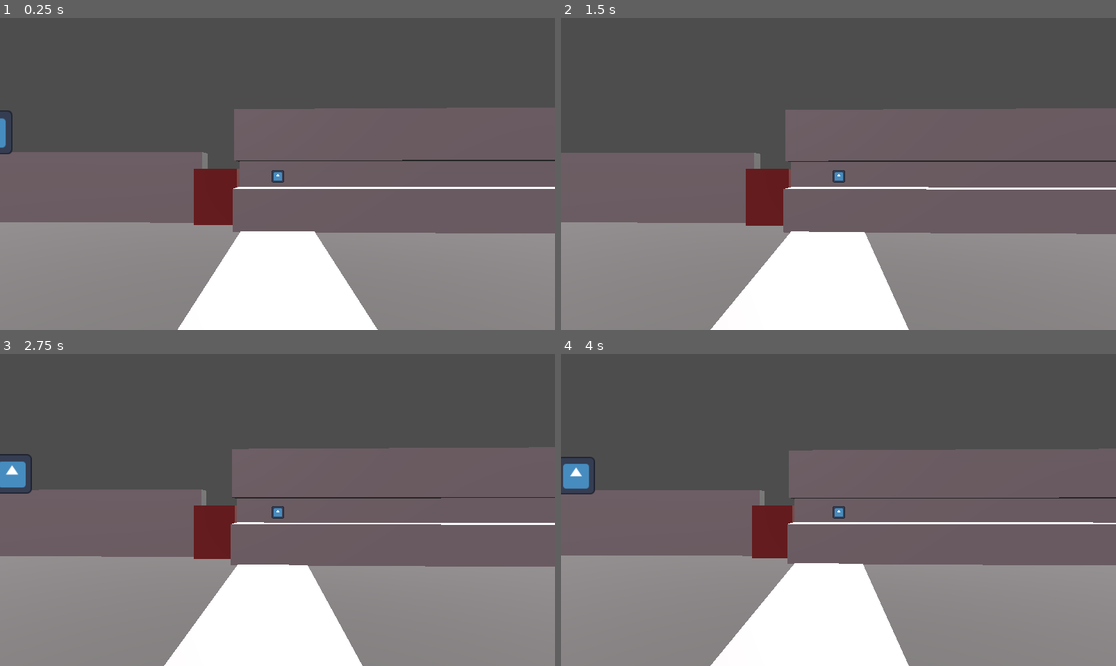
Above: before the commit, frames 1-4 (two rows, left to right).
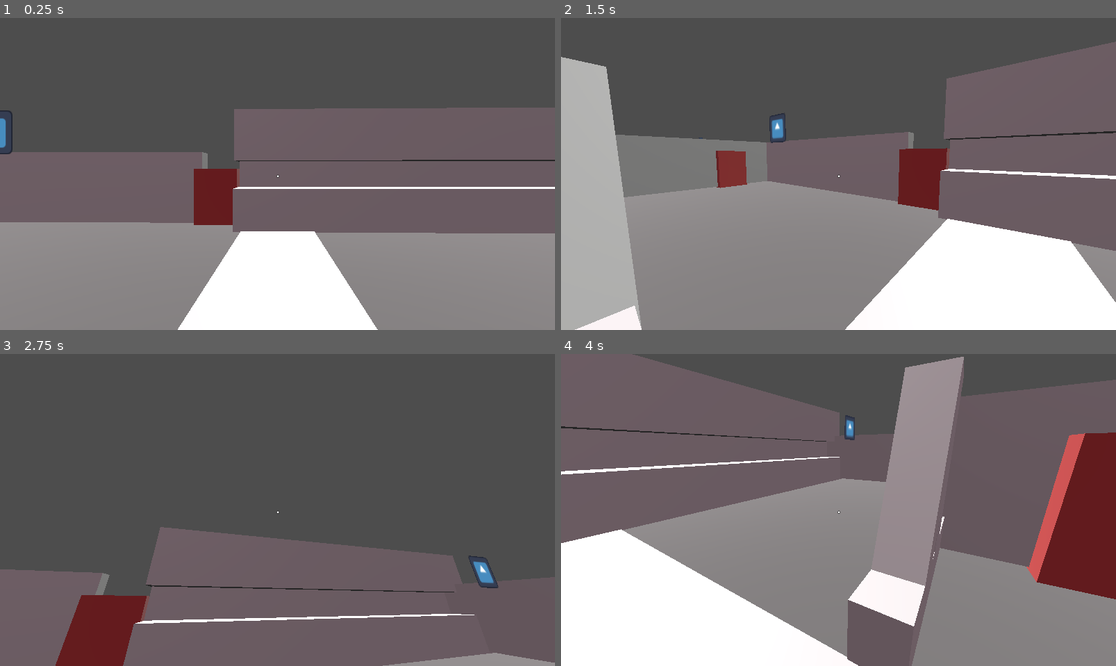
Above: after the commit, the same moments.

Repository: rat-balls/alzheimer-game
Game: Godot game, scene res://Scenes/sc_game.tscn
Same seed, same stepped clock (60 frames per second), same inputs: the game is played once before the commit and once after it. The engine's default icon, where the game draws it, is replaced by a stand-in: a white triangle on a blue panel in a dark square.
Inputs (mouse positions are in pixels of both pictures, inside the frame that each line leads up to):
- Up to frame 1 (0.25 s): no input
- Up to frame 2 (1.5 s): tap Enter at 0.5 s; move the mouse to (960, 158) at 0.52 s; tap A (A) at 0.6 s; tap D (D) at 0.8, 1.35 s; tap Space at 1.25 s; move the mouse to (727, 189) at 1.27 s
- Up to frame 3 (2.75 s): tap S (S) at 1.55, 2.1 s; tap Enter at 2 s; move the mouse to (333, 441) at 2.02 s; tap A (A) at 2.3 s
- Up to frame 4 (4 s): tap Space at 2.75 s; move the mouse to (810, 572) at 2.77 s; tap A (A) at 2.85 s; tap D (D) at 3.05, 3.6 s; tap Enter at 3.5 s; move the mouse to (1005, 556) at 3.52 s; tap S (S) at 3.8 s

The runs differ from the first frame. In frame 1, less than 0.1% of the frame differs, in the area x 48-52%, y 48-53%; in frame 2, 49%; in frame 3, 60%; in frame 4, 62%, in the area x 0-100%, y 0-100%.
Error before the commit: Parse Error: Identifier "HOLD_DISTANCE" not declared in the current scope. (res://Scripts/Player/player_camera.gd:99)

Commit message:
Fix typo

Diff:
--- a/Scripts/Player/player_camera.gd
+++ b/Scripts/Player/player_camera.gd
@@ -96,6 +96,6 @@
 
 func _physics_process(delta: float) -> void:
 	if held_object:
-		var taget_position = global_position + -global_transform.basis.z * HOLD_DISTANCE
+		var taget_position = global_position + -global_transform.basis.z * hold_distance
 		var direction = taget_position - held_object.global_position
 		held_object.linear_velocity = direction * HOLD_FORCE
Not shown, added: Scenes/sc_game.tscn5314473803.tmp
Not shown, added: Scenes/sc_game.tscn5321614473.tmp
